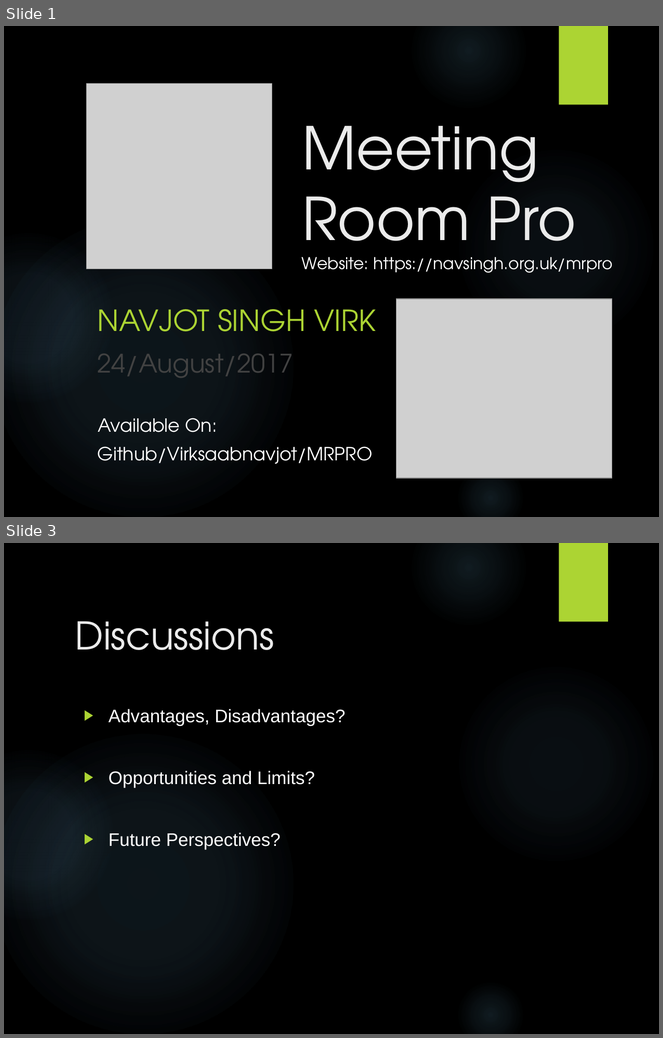
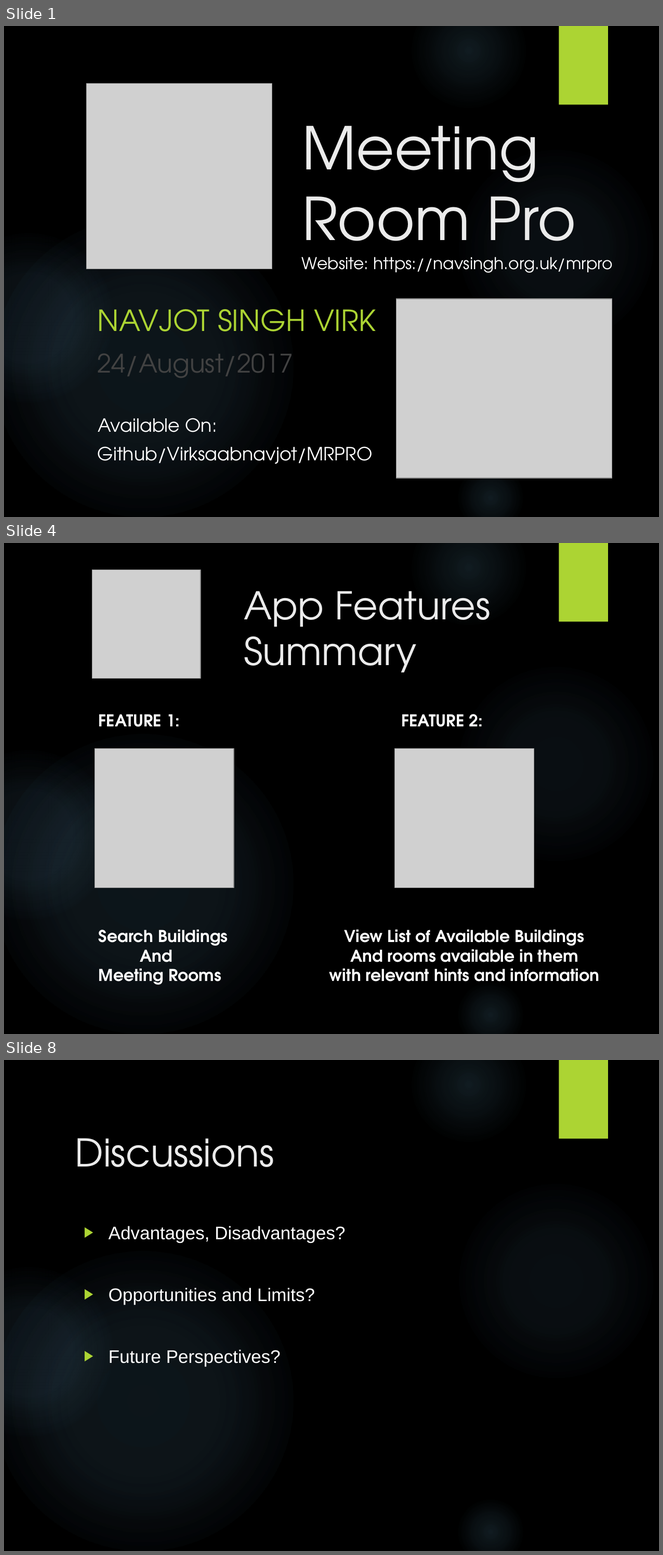
Before and after one commit to Virksaabnavjot/Documentation-MeetingRoom-Pro, a slide deck: Documentation/Final Presentaion/Presentation.pptx. Shown one above the other, each under a label of ours: slides 1 and 3 before the commit, slides 1, 4 and 8 after it; the slides between them are not shown. The pictures are 663x1038 and 663x1555 pixels, drawn with LibreOffice and Linux fonts; fonts in the diff are those of the drawing; grey boxes stand for pictures; background and template pictures are left out. Boxes give left, top, right and bottom in pixels: in the first picture for what was removed or moved away, otherwise in the second. Text is boxed around its words. In the diff, an @@ line names an element or a change of style, - is before the commit and + after.

Commit message:
presentation - app features summary and icons added

```diff
--- a/Documentation/Final Presentaion/Presentation.pptx
+++ b/Documentation/Final Presentaion/Presentation.pptx
@@ slide 4 added at <box>4,543,659,1034</box>, background picture (left out); not listed: 6 template elements that a slide beside it also shows @@
@@ picture added at <box>92,570,201,678</box> @@
@@ title added at <box>244,591,491,672</box>, 42 pt, text #EBEBEB @@
+App Features Summary
@@ text added at <box>99,714,180,727</box>, 18 pt, text #FFFFFF, bold @@
+FEATURE 1:
@@ text added at <box>401,714,482,727</box>, 18 pt, text #FFFFFF, bold @@
+FEATURE 2:
@@ picture added at <box>94,749,234,888</box> @@
@@ picture added at <box>395,749,535,888</box> @@
@@ text added at <box>99,930,228,985</box>, 18 pt, text #FFFFFF, bold @@
+Search Buildings
+And
+Meeting Rooms
@@ text added at <box>330,930,600,982</box>, 18 pt, text #FFFFFF, bold @@
+View List of Available Buildings
+And rooms available in them
+with relevant hints and information
@@ what was slide 3 is now slide 8 @@
```
Also in this commit, not shown: 3 slides changed, 2 other slides added, 1 other file.
